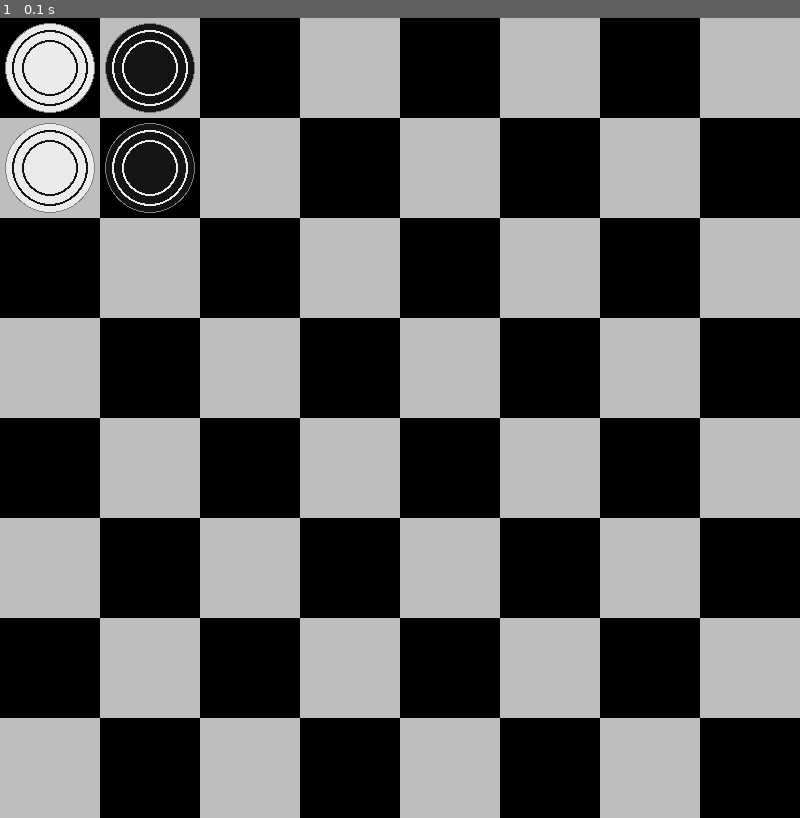
Above: before the commit, frame 1.
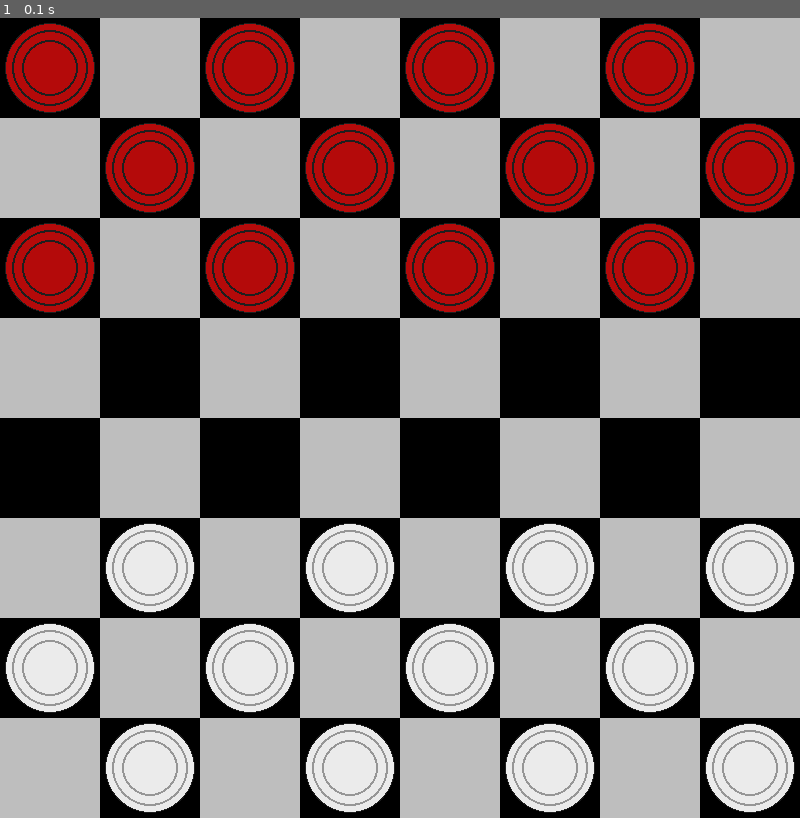
Above: after the commit, the same moment.

Repository: dev4ox/PyGameExamples
Game: pygame game, started from main.py
Two runs of this game, one before a commit and one after it. Both use one fixed random seed, a clock stepped at 60 frames per second and the inputs below.
Inputs:
- Up to frame 1 (0.1 s): no input

The runs differ from the first frame. In frame 1, 26% of the frame differs, in the area x 0-100%, y 0-100%.

Commit message:
complete class Figure_checker complete screen out

Diff:
--- a/main.py
+++ b/main.py
@@ -7,14 +7,39 @@
     #Здесь можно вызывать функции
     module.cheess_plate()
 
-    w_checker = module.Figure_checker(90, 'white')
-    b_checker = module.Figure_checker(90, 'black')
-    w_checker.draw((0, 0))
-    w_checker.draw((0, 100))
-    b_checker.draw((100, 0))
-    b_checker.draw((100, 100))
-    # module.draw_circle([150, 50], 50, [200, 0], 4, [200, 100, 0])
-    # module.Figure_checker()
+    w_ch_1 = module.Figure_checker('white', (0, 600), 90)
+    w_ch_2 = module.Figure_checker('white', (100, 500), 90)
+    w_ch_3 = module.Figure_checker('white', (100, 700), 90)
+    w_ch_4 = module.Figure_checker('white', (200, 600), 90)
+    w_ch_5 = module.Figure_checker('white', (300, 500), 90)
+    w_ch_6 = module.Figure_checker('white', (300, 700), 90)
+    w_ch_7 = module.Figure_checker('white', (400, 600), 90)
+    w_ch_8 = module.Figure_checker('white', (500, 500), 90)
+    w_ch_9 = module.Figure_checker('white', (500, 700), 90)
+    w_ch_10 = module.Figure_checker('white', (600, 600), 90)
+    w_ch_11 = module.Figure_checker('white', (700, 500), 90)
+    w_ch_12 = module.Figure_checker('white', (700, 700), 90)
+    w_checkers = [w_ch_1, w_ch_2, w_ch_3, w_ch_4, w_ch_5, w_ch_6,
+                  w_ch_7, w_ch_8, w_ch_9, w_ch_10, w_ch_11, w_ch_12]
+    b_ch_1 = module.Figure_checker('black', (0, 0), 90)
+    b_ch_2 = module.Figure_checker('black', (0, 200), 90)
+    b_ch_3 = module.Figure_checker('black', (100, 100), 90)
+    b_ch_4 = module.Figure_checker('black', (200, 0), 90)
+    b_ch_5 = module.Figure_checker('black', (200, 200), 90)
+    b_ch_6 = module.Figure_checker('black', (300, 100), 90)
+    b_ch_7 = module.Figure_checker('black', (400, 0), 90)
+    b_ch_8 = module.Figure_checker('black', (400, 200), 90)
+    b_ch_9 = module.Figure_checker('black', (500, 100), 90)
+    b_ch_10 = module.Figure_checker('black', (600, 0), 90)
+    b_ch_11 = module.Figure_checker('black', (600, 200), 90)
+    b_ch_12 = module.Figure_checker('black', (700, 100), 90)
+    b_checkers = [b_ch_1, b_ch_2, b_ch_3, b_ch_4, b_ch_5, b_ch_6,
+                  b_ch_7, b_ch_8, b_ch_9, b_ch_10, b_ch_11, b_ch_12]
+
+    for w_ch in w_checkers:
+        w_ch.draw()
+    for b_ch in b_checkers:
+        b_ch.draw()
 
 
     # Инициализация графического интерфейса
--- a/module.py
+++ b/module.py
@@ -45,39 +45,37 @@
             draw_rect([100, y_start_pos], [100, 100], [200, 0], num_rect)
 
 class Figure_checker:
-    def __init__(self, size=80, color='white'):
+    def __init__(self, color='white', pos=(0, 0), size=80):
         """
-        :type size: diameter
         :type color: 'white'/'black'
+        :param pos: base_position
+        :param size: diameter
         """
-        # self.center = pos[0] + (100 - size) // 2 + (size // 2),  pos[1] + (100 - size) // 2 + size // 2
+        self.center = pos[0] + (100 - size) // 2 + (size // 2),  pos[1] + (100 - size) // 2 + size // 2
         self.size = size
         self.radius = size // 2
         self.color = color
         self._w_color = (235, 235, 235)
-        self._b_color = (20, 20, 20)
-        self._g_color = (128, 128, 128)
-
-
-    def draw(self, pos=(0,0)):
+        self._r_color = (180, 10, 10)
+        self._g_color = (150, 150, 150)
+        self._b_color = (30, 30, 30)
+    def draw(self):
         """
-        :param pos: base_position
         :return: draw_figure
         """
-        center = pos[0] + (100 - self.size) // 2 + (self.size // 2), pos[1] + (100 - self.size) // 2 + self.size // 2
         if self.color == 'white':
-            pygame.draw.circle(w_setting.screen, self._g_color, center, self.radius)
-            pygame.draw.circle(w_setting.screen, self._w_color, center, self.radius-1)
-            pygame.draw.circle(w_setting.screen, self._b_color, center, self.radius-7)
-            pygame.draw.circle(w_setting.screen, self._w_color, center, self.radius-9)
-            pygame.draw.circle(w_setting.screen, self._b_color, center, self.radius-17)
-            pygame.draw.circle(w_setting.screen, self._w_color, center, self.radius-19)
+            pygame.draw.circle(w_setting.screen, self._b_color, self.center, self.radius)
+            pygame.draw.circle(w_setting.screen, self._w_color, self.center, self.radius-1)
+            pygame.draw.circle(w_setting.screen, self._g_color, self.center, self.radius-7)
+            pygame.draw.circle(w_setting.screen, self._w_color, self.center, self.radius-9)
+            pygame.draw.circle(w_setting.screen, self._g_color, self.center, self.radius-17)
+            pygame.draw.circle(w_setting.screen, self._w_color, self.center, self.radius-19)
         elif self.color == 'black':
-            pygame.draw.circle(w_setting.screen, self._g_color, center, self.radius)
-            pygame.draw.circle(w_setting.screen, self._b_color, center, self.radius-1)
-            pygame.draw.circle(w_setting.screen, self._w_color, center, self.radius-7)
-            pygame.draw.circle(w_setting.screen, self._b_color, center, self.radius-9)
-            pygame.draw.circle(w_setting.screen, self._w_color, center, self.radius-17)
-            pygame.draw.circle(w_setting.screen, self._b_color, center, self.radius-19)
+            pygame.draw.circle(w_setting.screen, self._b_color, self.center, self.radius)
+            pygame.draw.circle(w_setting.screen, self._r_color, self.center, self.radius-1)
+            pygame.draw.circle(w_setting.screen, self._b_color, self.center, self.radius-7)
+            pygame.draw.circle(w_setting.screen, self._r_color, self.center, self.radius-9)
+            pygame.draw.circle(w_setting.screen, self._b_color, self.center, self.radius-17)
+            pygame.draw.circle(w_setting.screen, self._r_color, self.center, self.radius-19)
         else:
             pass
